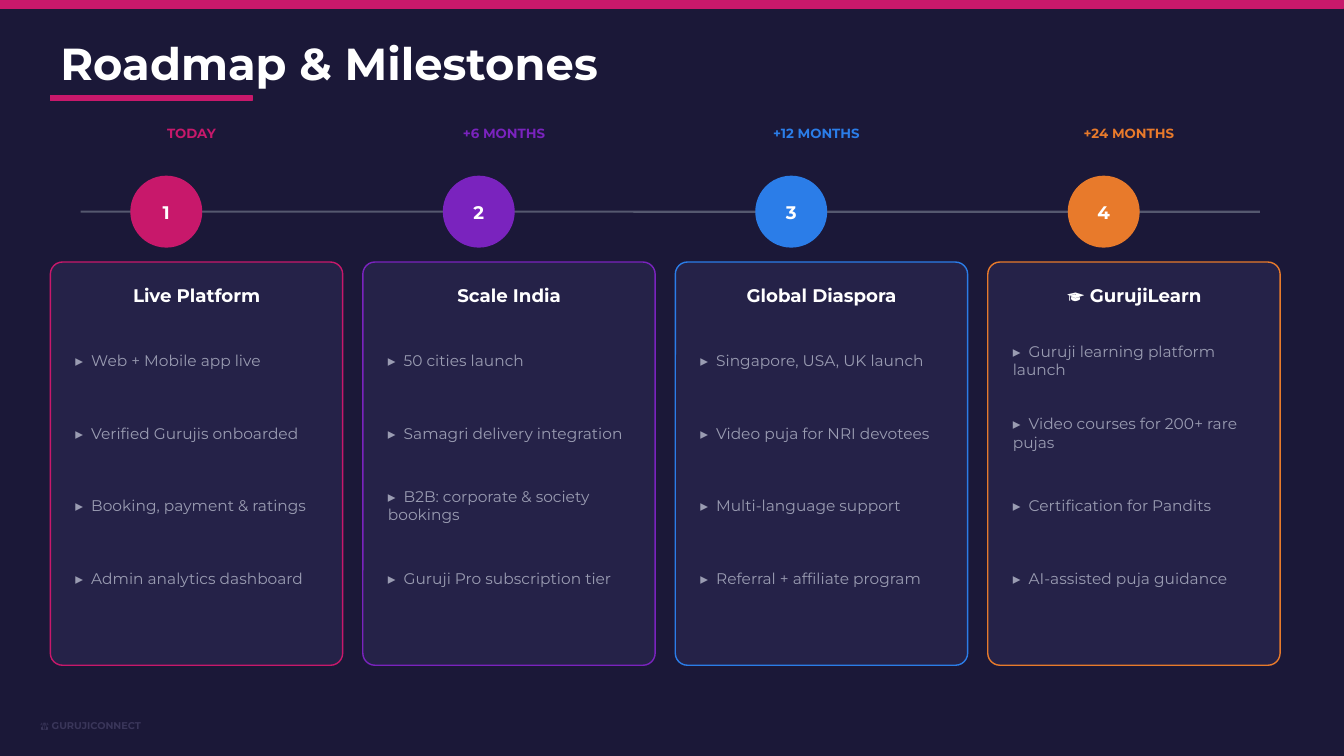
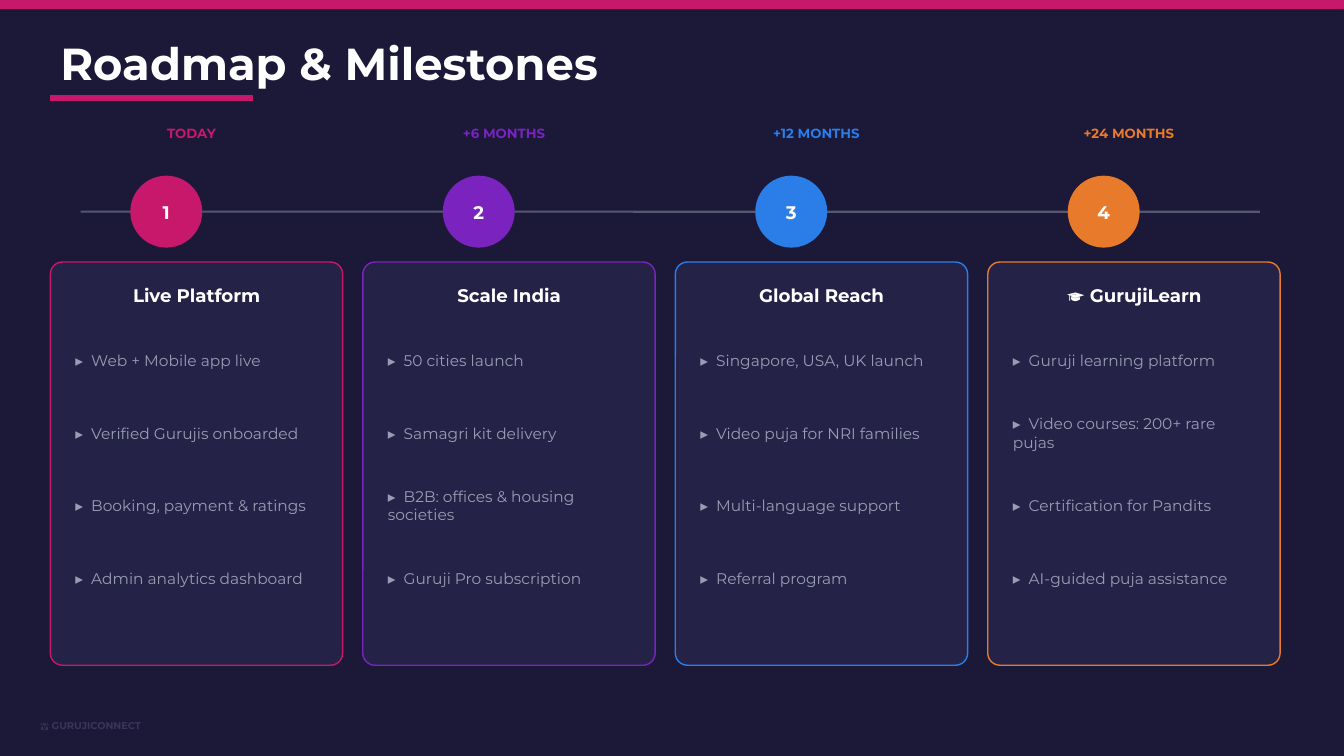
Before and after one commit to kulkarniojus/guruji-connect, a slide deck: slide 9 of attached_assets/GurujiConnect_PitchDeck.pptx. Drawn at 1344x756 pixels with LibreOffice and Linux fonts; fonts in the diff are those of the drawing. Boxes give left, top, right and bottom in pixels: in the first picture for what was removed or moved away, otherwise in the second. Text is boxed around its words. In the diff, an @@ line names an element or a change of style, - is before the commit and + after.

```diff
--- a/attached_assets/GurujiConnect_PitchDeck.pptx
+++ b/attached_assets/GurujiConnect_PitchDeck.pptx
@@ text at (x1=759, y1=288, x2=884, y2=303): text changed @@
-Global Diaspora
+Global Reach
@@ text at (x1=1029, y1=354, x2=1215, y2=369): text changed @@
-▸ Guruji learning platform launch
+▸ Guruji learning platform
@@ text at (x1=1013, y1=417, x2=1215, y2=451): text changed @@
-▸ Video courses for 200+ rare pujas
+▸ Video courses: 200+ rare pujas
@@ text at (x1=404, y1=427, x2=556, y2=442): text changed @@
-▸ Samagri delivery integration
+▸ Samagri kit delivery
@@ text at (x1=716, y1=427, x2=920, y2=442): text changed @@
-▸ Video puja for NRI devotees
+▸ Video puja for NRI families
@@ text at (x1=388, y1=490, x2=574, y2=520): text changed @@
-▸ B2B: corporate & society bookings
+▸ B2B: offices & housing societies
@@ text at (x1=404, y1=572, x2=581, y2=587): text changed @@
-▸ Guruji Pro subscription tier
+▸ Guruji Pro subscription
@@ text at (x1=716, y1=572, x2=848, y2=587): text changed @@
-▸ Referral + affiliate program
+▸ Referral program
@@ text at (x1=1029, y1=572, x2=1228, y2=587): text changed @@
-▸ AI-assisted puja guidance
+▸ AI-guided puja assistance
```
Also in this commit, not shown: 11 other slides changed, 1 other file.
